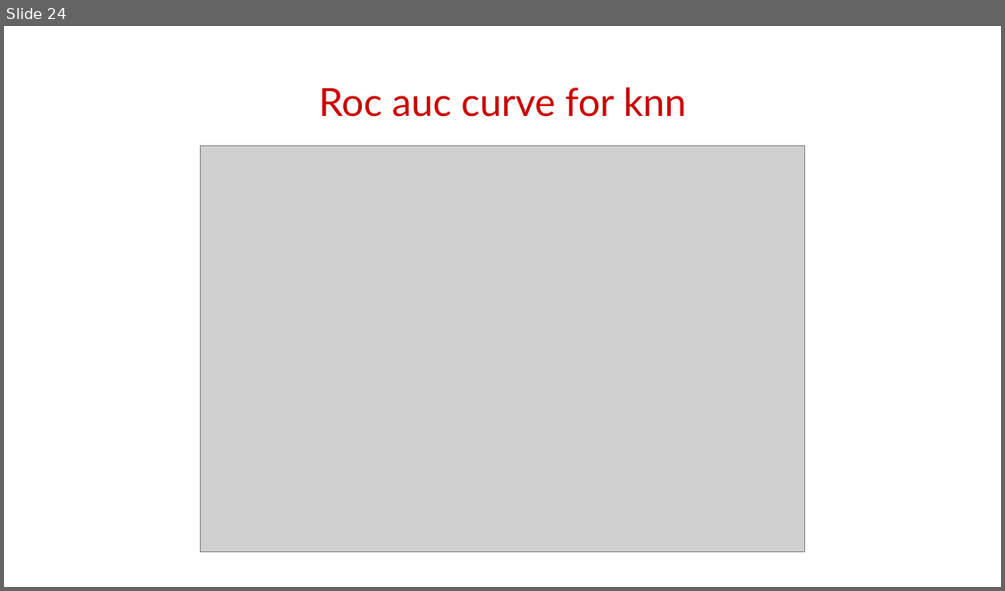
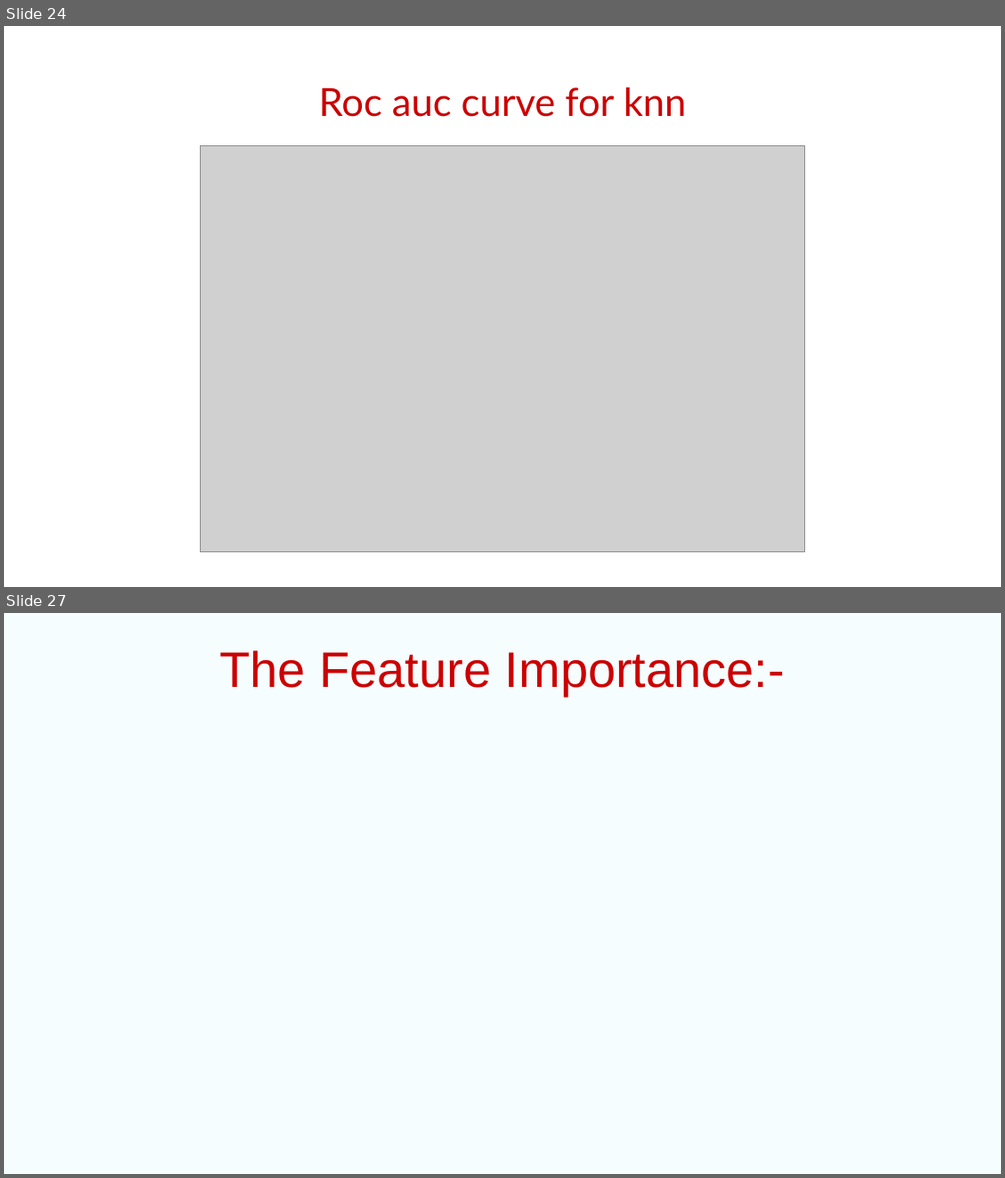
Before and after one commit to ameenattar92/Cardiovascular-Risk-Prediction, a slide deck: CapstoneProjectTemplate-210213-230632.pptx. Shown one above the other, each under a label of ours: slide 24 before the commit, slides 24 and 27 after it; the slides between them are not shown. The pictures are 1005x591 and 1005x1178 pixels, drawn with LibreOffice and Linux fonts; fonts in the diff are those of the drawing; grey boxes stand for pictures; background and template pictures are left out. Boxes give left, top, right and bottom in pixels: in the first picture for what was removed or moved away, otherwise in the second. Text is boxed around its words. In the diff, an @@ line names an element or a change of style, - is before the commit and + after.

```diff
--- a/CapstoneProjectTemplate-210213-230632.pptx
+++ b/CapstoneProjectTemplate-210213-230632.pptx
@@ slide 27 added at [4,613,1001,1174], background #F5FDFF @@
@@ title added at [220,650,785,696], 36 pt, text #CC0000 @@
+The Feature Importance:-
```
Also in this commit, not shown: 2 other slides added.
